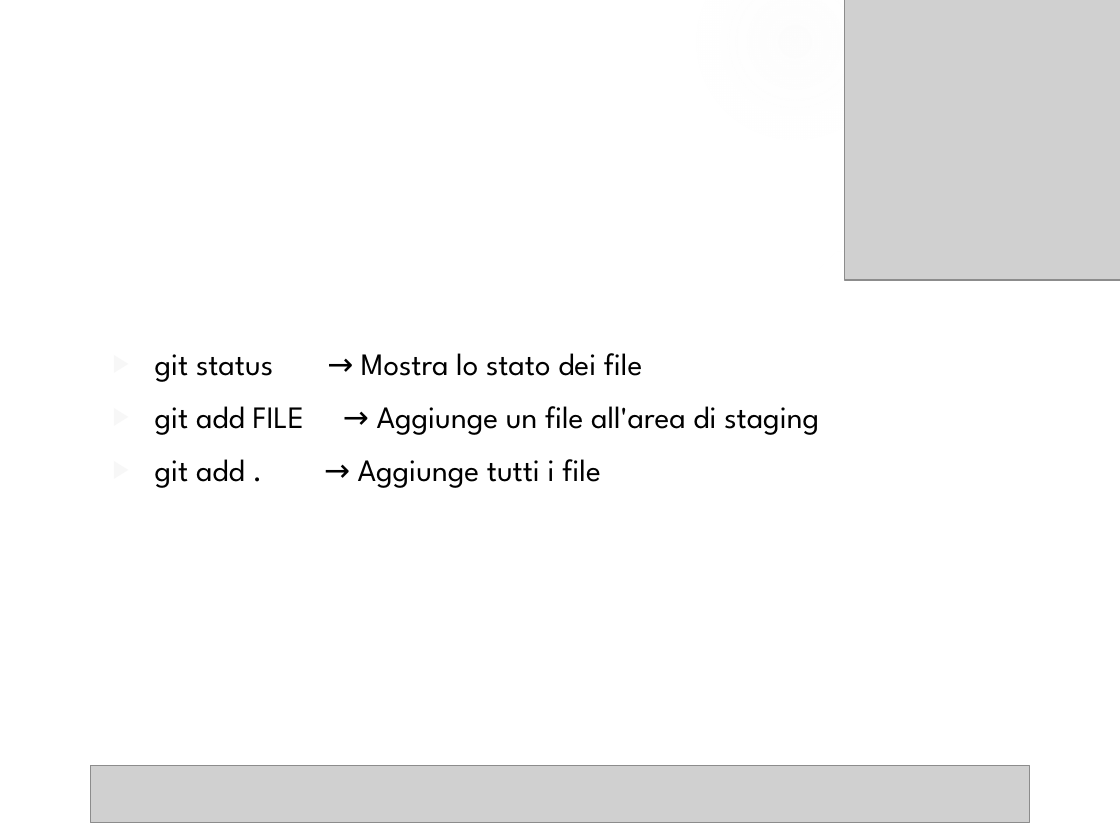
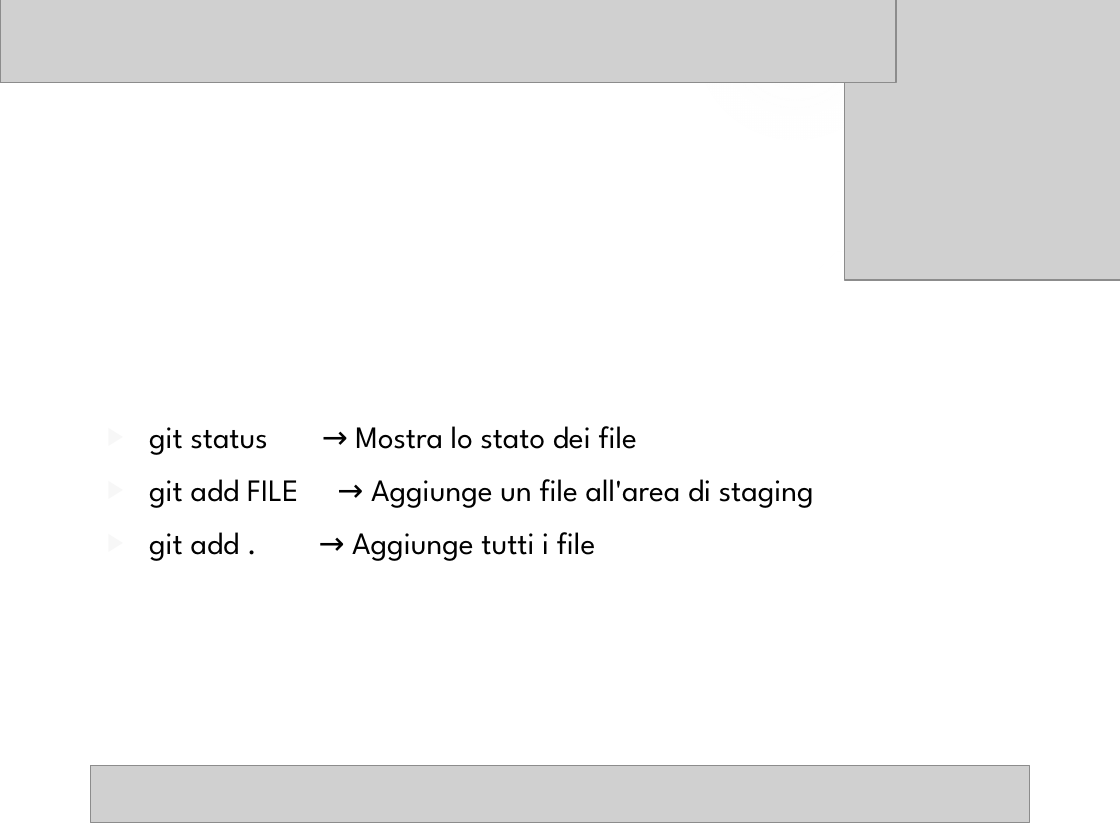
Before and after one commit to MattiaTiozzoDev/AngularStartCourse, a slide deck: slide 4 of Presentazione_Comandi_Git.pptx. Drawn at 1120x840 pixels with LibreOffice and Linux fonts; fonts in the diff are those of the drawing; grey boxes stand for pictures; background and template pictures are left out. Boxes give left, top, right and bottom in pixels: in the first picture for what was removed or moved away, otherwise in the second. Text is boxed around its words. In the diff, an @@ line names an element or a change of style, - is before the commit and + after.

```diff
--- a/Presentazione_Comandi_Git.pptx
+++ b/Presentazione_Comandi_Git.pptx
@@ picture added at <box>0,0,896,82</box> @@
@@ text "git status → Mostra lo ...": place and size @@
-text "git status → Mostra lo ..." at <box>155,353,819,488</box>
+text "git status → Mostra lo ..." at <box>149,426,814,561</box>
```
Also in this commit, not shown: 7 other slides changed, 1 other file.
